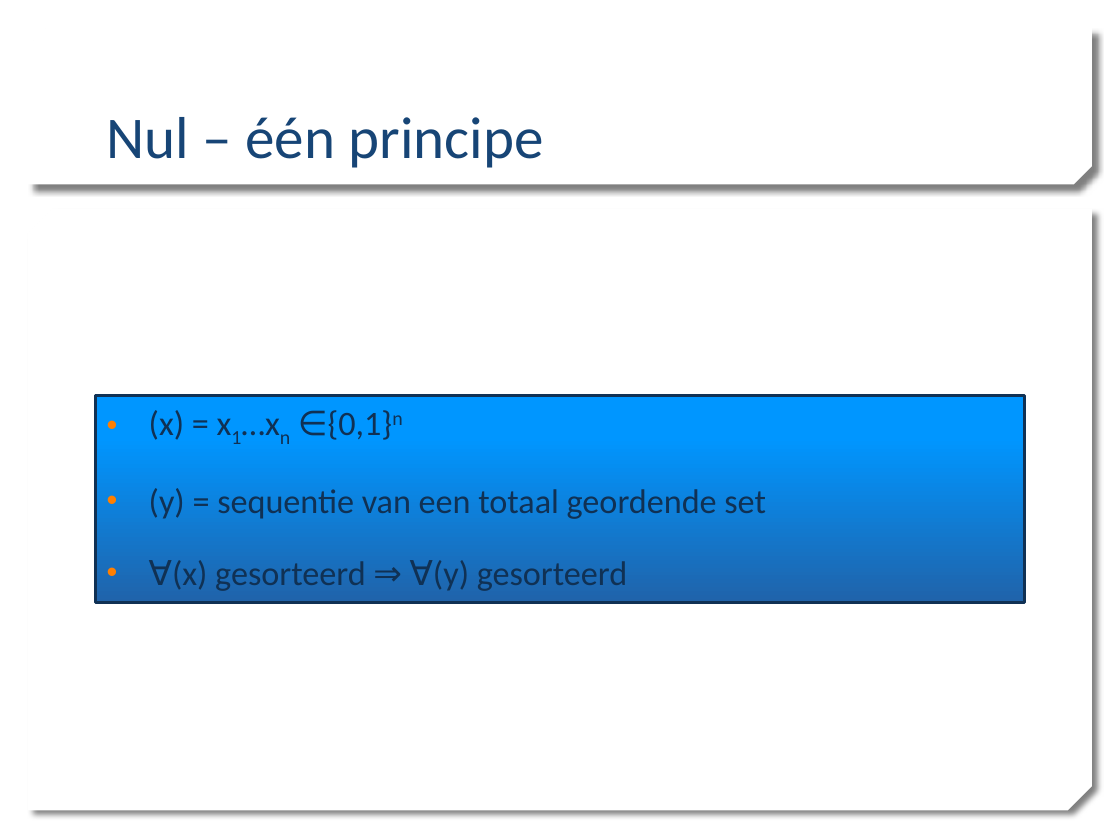
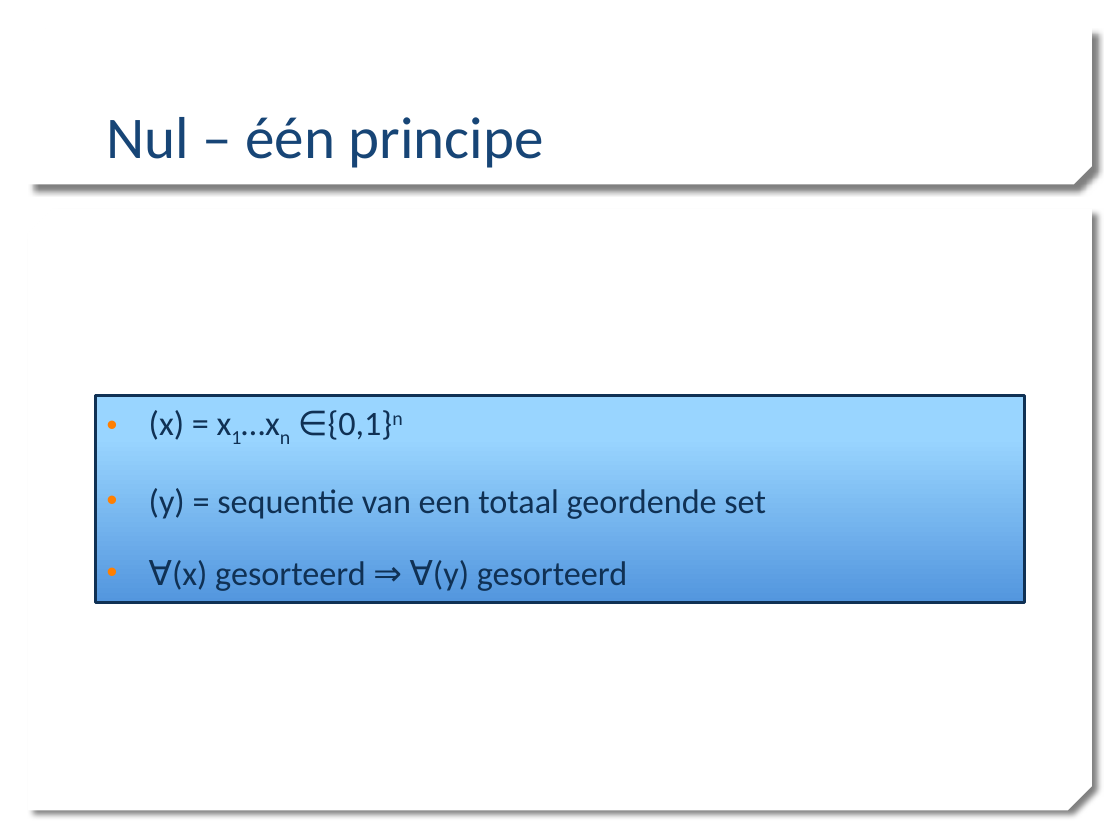
Before and after one commit to mdekempeneer/Research-Optimal-Size-Sorting-Networks, a slide deck: slide 5 of PPP1_WV.pptx. Drawn at 1120x840 pixels with LibreOffice and Linux fonts; fonts in the diff are those of the drawing; background and template pictures are left out. Boxes give left, top, right and bottom in pixels: in the first picture for what was removed or moved away, otherwise in the second. Text is boxed around its words. In the diff, an @@ line names an element or a change of style, - is before the commit and + after.

```diff
--- a/PPP1_WV.pptx
+++ b/PPP1_WV.pptx
@@ text "(x) = x1…xn ∈{0,1}n" at (95, 395, 1024, 603): fill gradient #0096FF to #2063AA to gradient #99D5FF to #5396DE @@
```
Also in this commit, not shown: 6 other slides changed, 1 slide added.
